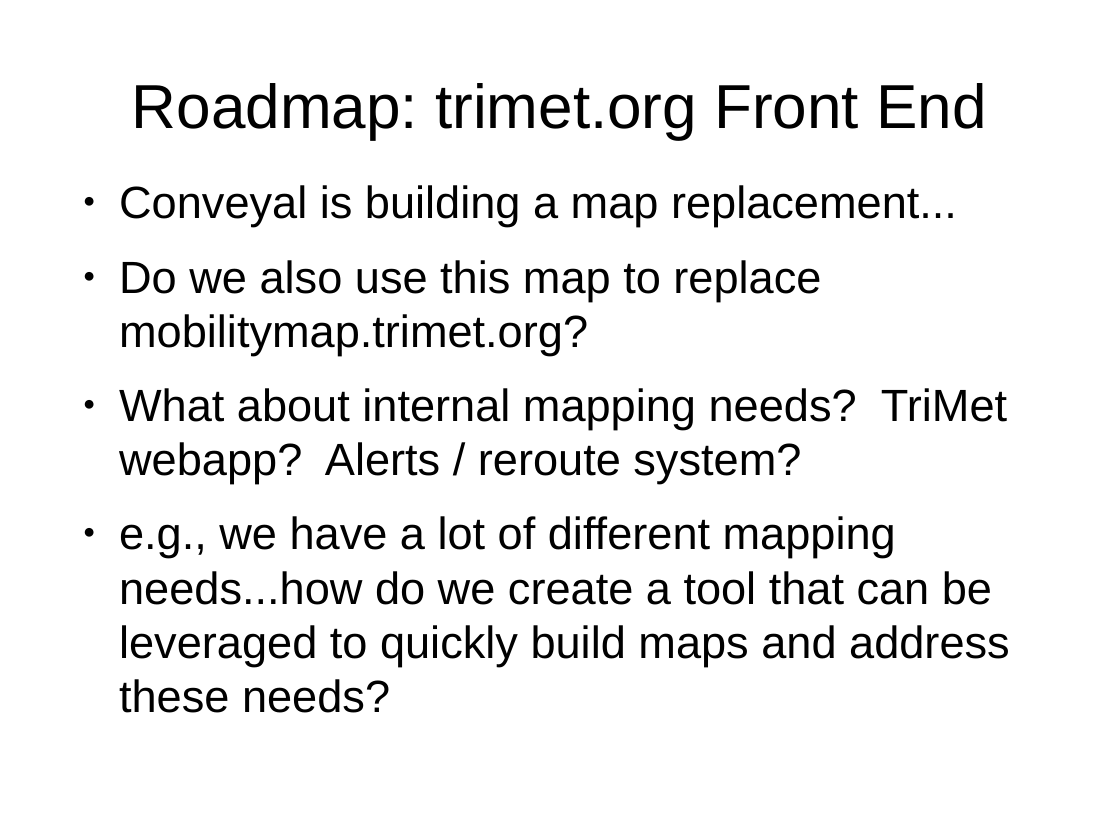
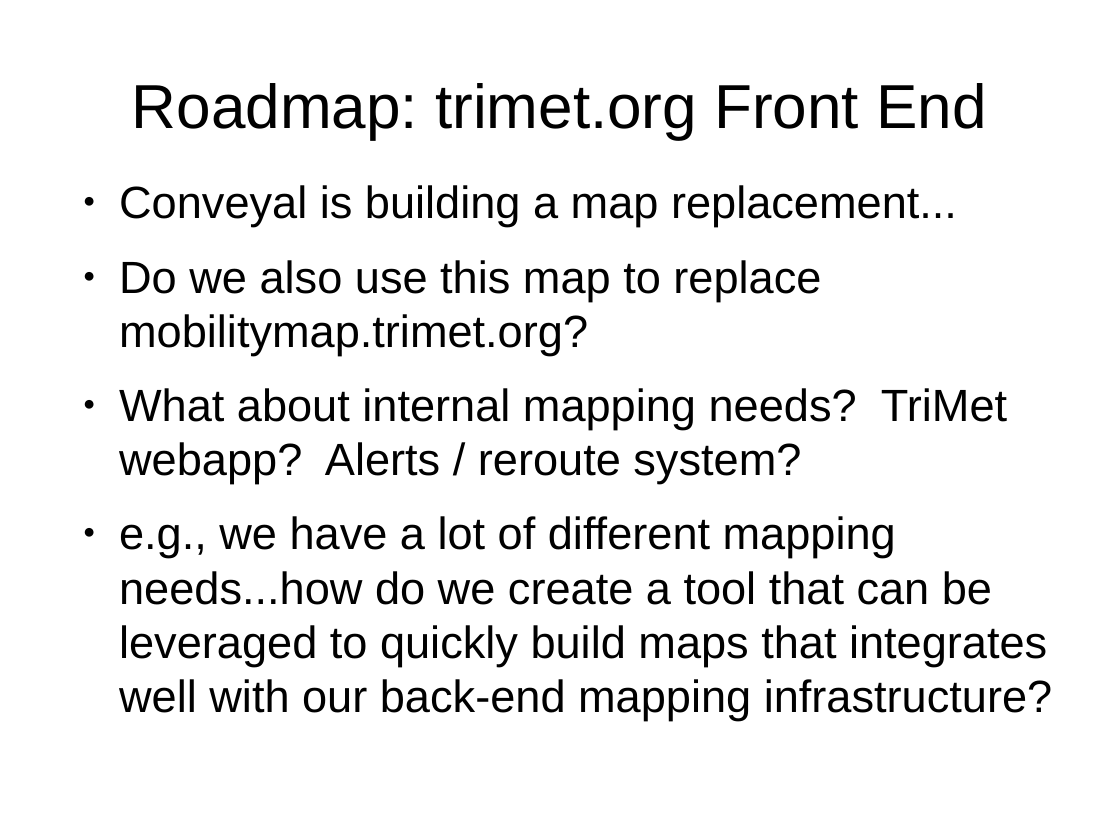
Before and after one commit to OpenTransitTools/docs, a slide deck: slide 9 of trimet/TriMet Roadmap 2017.odp. Drawn at 1120x840 pixels with LibreOffice and Linux fonts; fonts in the diff are those of the drawing. Boxes give left, top, right and bottom in pixels: in the first picture for what was removed or moved away, otherwise in the second. Text is boxed around its words. In the diff, an @@ line names an element or a change of style, - is before the commit and + after.

Commit message:
add some of Grant's feedback ... typo fixes

```diff
--- a/trimet/TriMet Roadmap 2017.odp
+++ b/trimet/TriMet Roadmap 2017.odp
@@ text at (x1=119, y1=516, x2=1052, y2=721): text changed @@
-● e.g., we have a lot of different mapping needs...how do we create a tool that can be leveraged to quickly build maps and address these needs?
+● e.g., we have a lot of different mapping needs...how do we create a tool that can be leveraged to quickly build maps that integrates well with our back-end mapping infrastructure?
```
